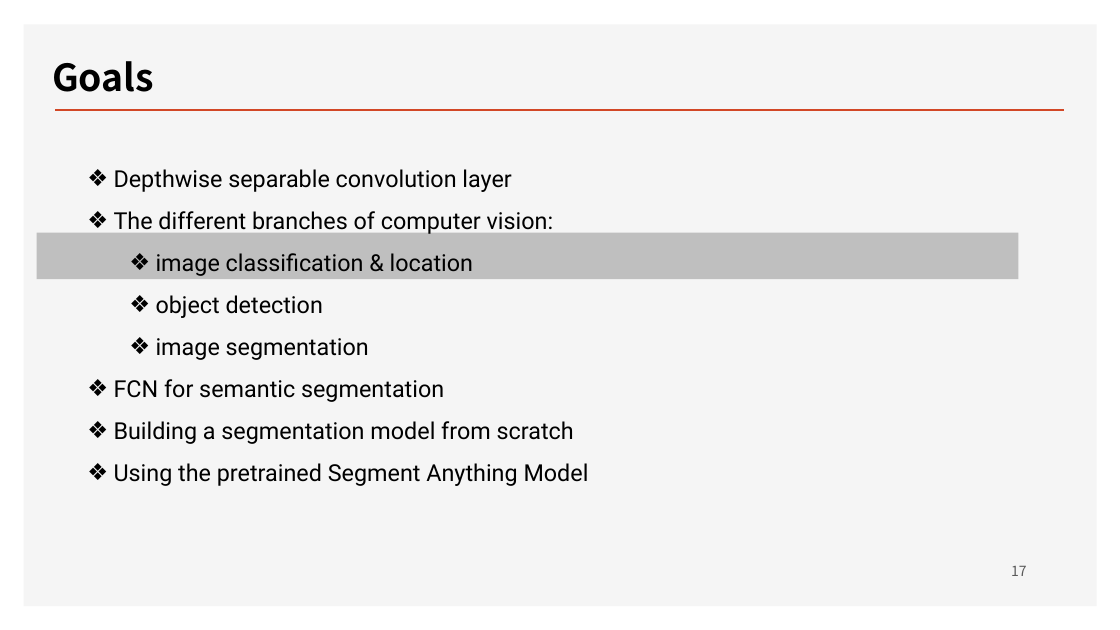
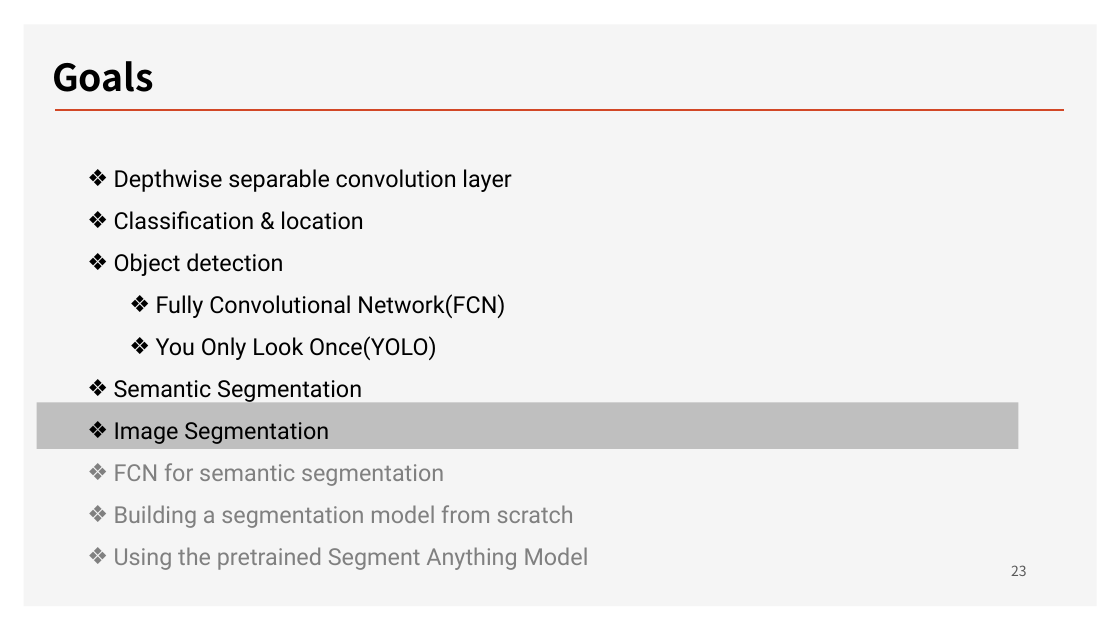
Before and after one commit to ancestor9/2026_Fall_Deep-Learning-with-Python, a slide deck: slide 23 of Chapter 11 Image segmentation.pptx (slide 17 before the commit). Drawn at 1120x630 pixels with LibreOffice and Linux fonts; fonts in the diff are those of the drawing; background and template pictures are left out. Boxes give left, top, right and bottom in pixels: in the first picture for what was removed or moved away, otherwise in the second. Text is boxed around its words. In the diff, an @@ line names an element or a change of style, - is before the commit and + after.

```diff
--- a/Chapter 11 Image segmentation.pptx
+++ b/Chapter 11 Image segmentation.pptx
@@ text at <box>114,211,505,444</box>: text changed @@
-❖ The different branches of computer vision:
-  ❖ image classification & location
-  ❖ object detection
-  ❖ image segmentation
+❖ Classification & location
+❖ Object detection
+  ❖ Fully Convolutional Network(FCN)
+  ❖ You Only Look Once(YOLO)
+❖ Semantic Segmentation
+❖ Image Segmentation
@@ rectangle: place and size @@
-rectangle at <box>37,233,1019,279</box>
+rectangle at <box>37,402,1019,449</box>
@@ text at <box>114,463,589,570</box>: text colour #000000 to #808080 in "FCN for semantic segmentation", "Building a segmentation model from scratch", "Using the pretrained Segment Anything Model" @@
@@ page number at <box>1011,565,1027,576</box>: text changed @@
-17
+23
```
Also in this commit, not shown: 9 other slides changed.
